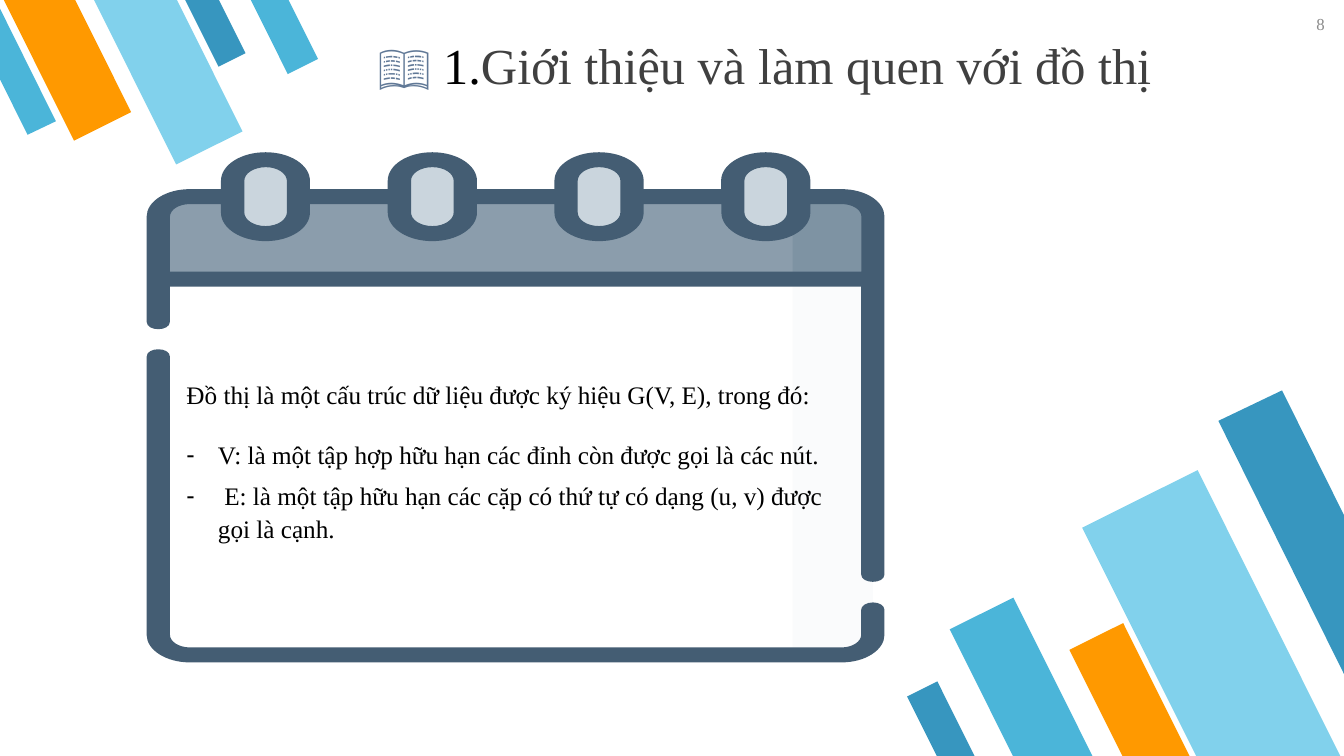
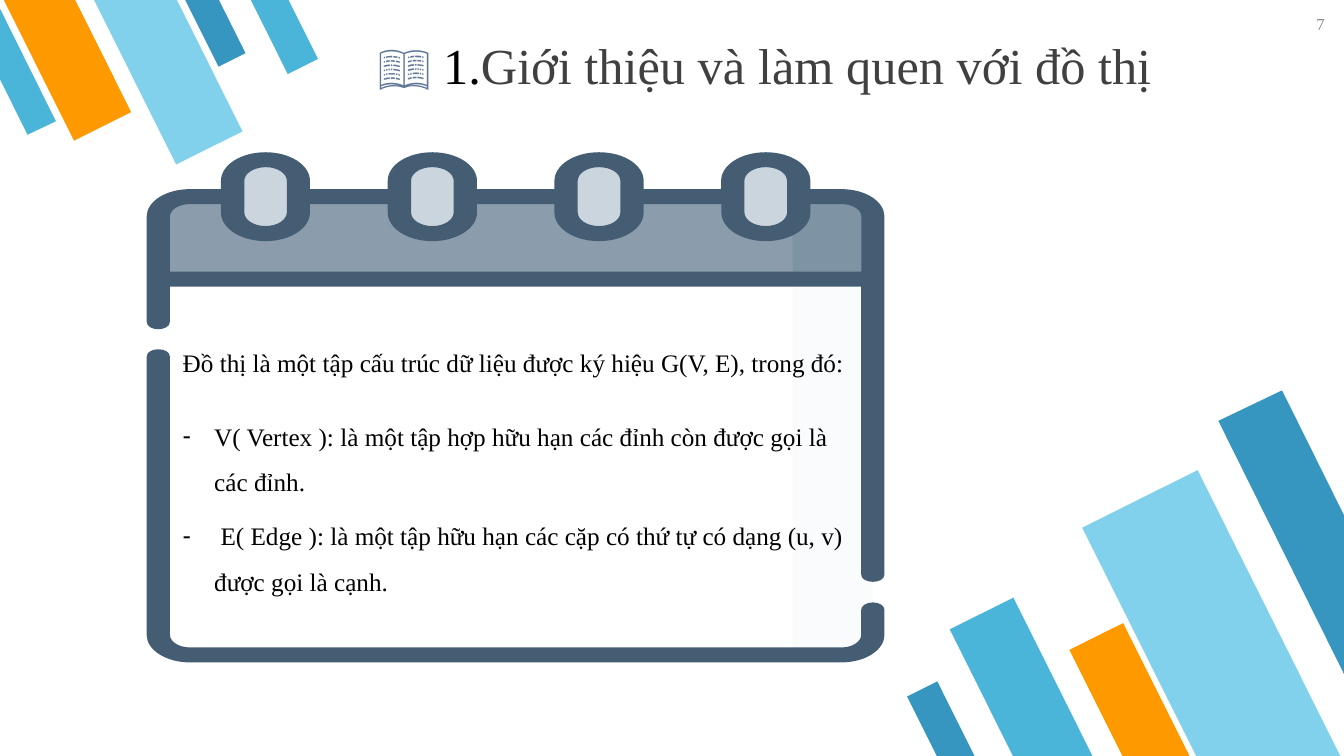
Before and after one commit to Nhom006/Nhom006, a slide deck: slide 7 of Bai_thuyet_trinh/graph.pptx (slide 8 before the commit). Drawn at 1344x756 pixels with LibreOffice and Linux fonts; fonts in the diff are those of the drawing. Boxes give left, top, right and bottom in pixels: in the first picture for what was removed or moved away, otherwise in the second. Text is boxed around its words. In the diff, an @@ line names an element or a change of style, - is before the commit and + after.

```diff
--- a/Bai_thuyet_trinh/graph.pptx
+++ b/Bai_thuyet_trinh/graph.pptx
@@ page number at (1316,19,1324,30): text changed @@
-8
+7
@@ text at (183,353,843,597): text changed @@
-Đồ thị là một cấu trúc dữ liệu được ký hiệu G(V, E), trong đó:
-– V: là một tập hợp hữu hạn các đỉnh còn được gọi là các nút.
-– E: là một tập hữu hạn các cặp có thứ tự có dạng (u, v) được gọi là cạnh.
+Đồ thị là một tập cấu trúc dữ liệu được ký hiệu G(V, E), trong đó:
+– V( Vertex ): là một tập hợp hữu hạn các đỉnh còn được gọi là các đỉnh.
+– E( Edge ): là một tập hữu hạn các cặp có thứ tự có dạng (u, v) được gọi là cạnh.
```
Also in this commit, not shown: 13 other slides changed, 44 slides added, 22 slides removed, 1 other file.
